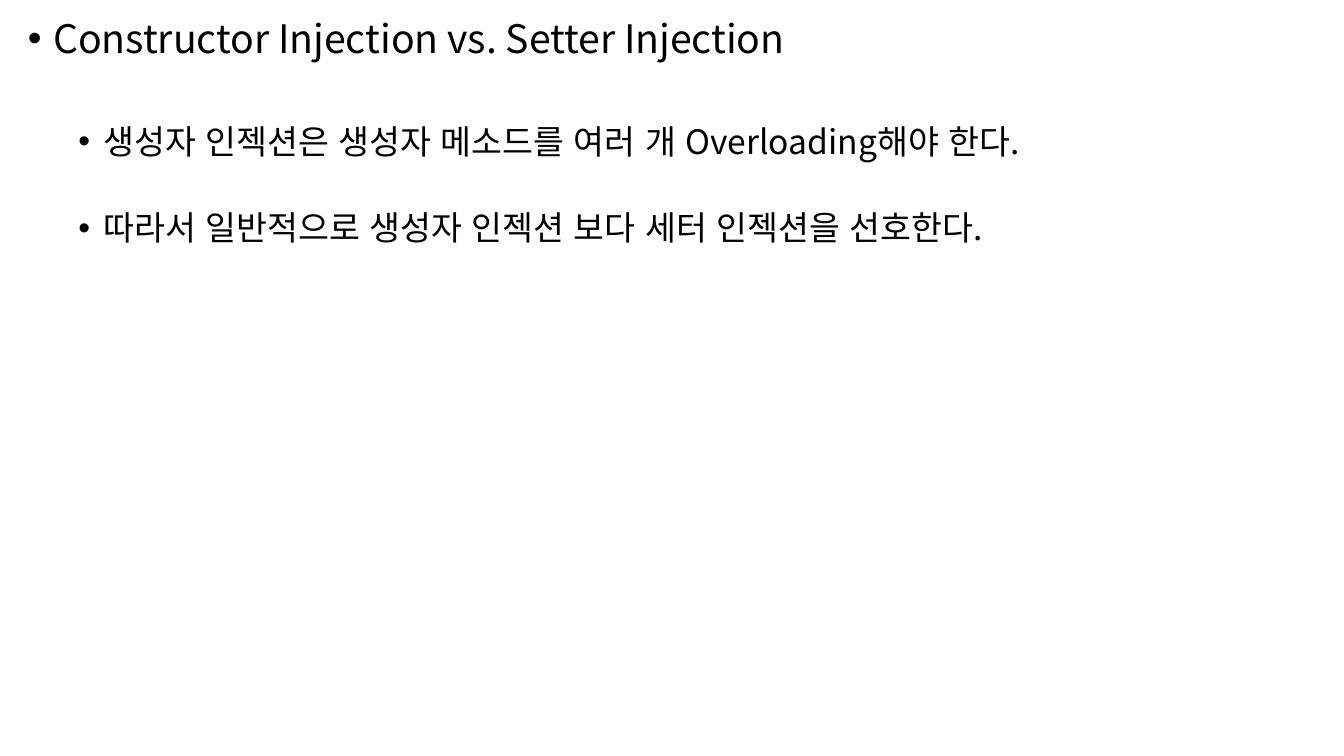
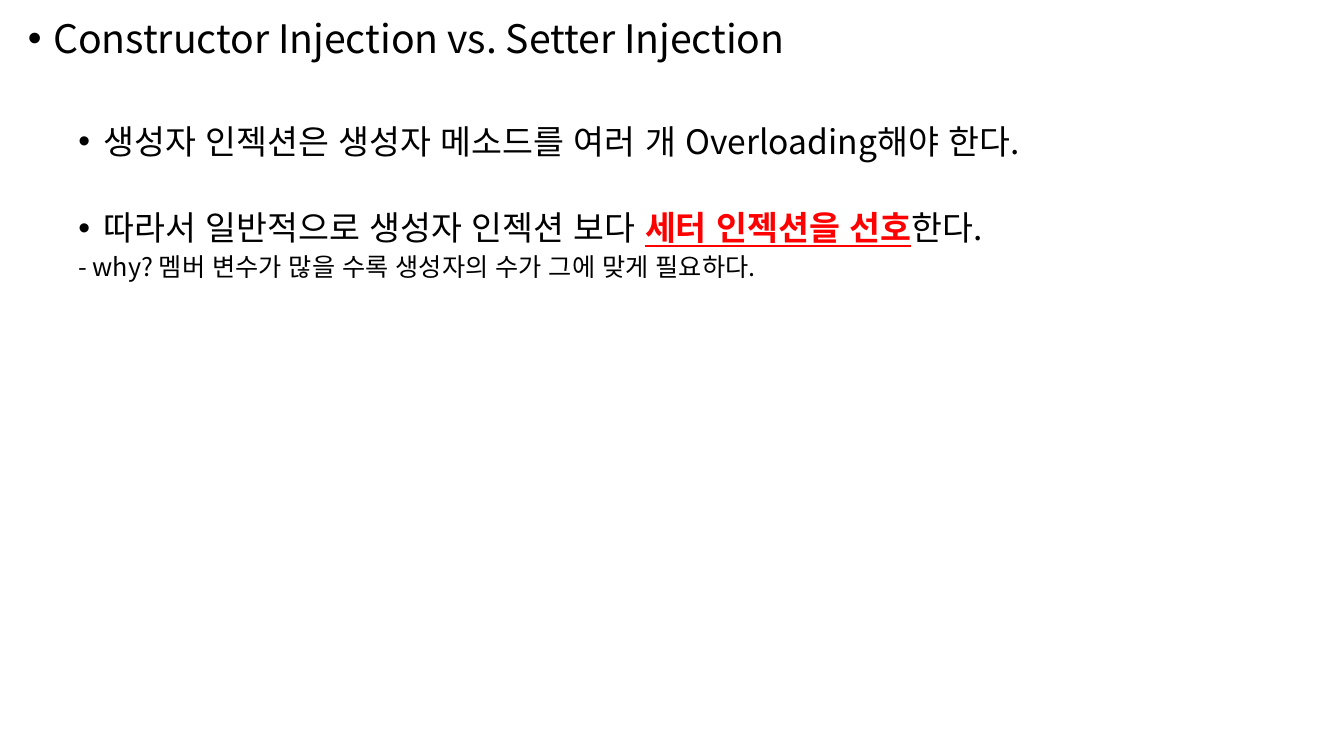
Before and after one commit to higun295/SpringBasic, a slide deck: slide 30 of notes/IoC.pptx. Drawn at 1344x756 pixels with LibreOffice and Linux fonts; fonts in the diff are those of the drawing. Boxes give left, top, right and bottom in pixels: in the first picture for what was removed or moved away, otherwise in the second. Text is boxed around its words. In the diff, an @@ line names an element or a change of style, - is before the commit and + after.

```diff
--- a/notes/IoC.pptx
+++ b/notes/IoC.pptx
@@ text at [103,211,982,247]: text colour #000000 to #FF0000, bold on, underline on in "세터 인젝션을 선호한다." @@
@@ text at [93,255,756,282]: paragraph added @@
+  - why? 멤버 변수가 많을 수록 생성자의 수가 그에 맞게 필요하다.
```
Also in this commit, not shown: 1 other slide changed, 8 other files.
